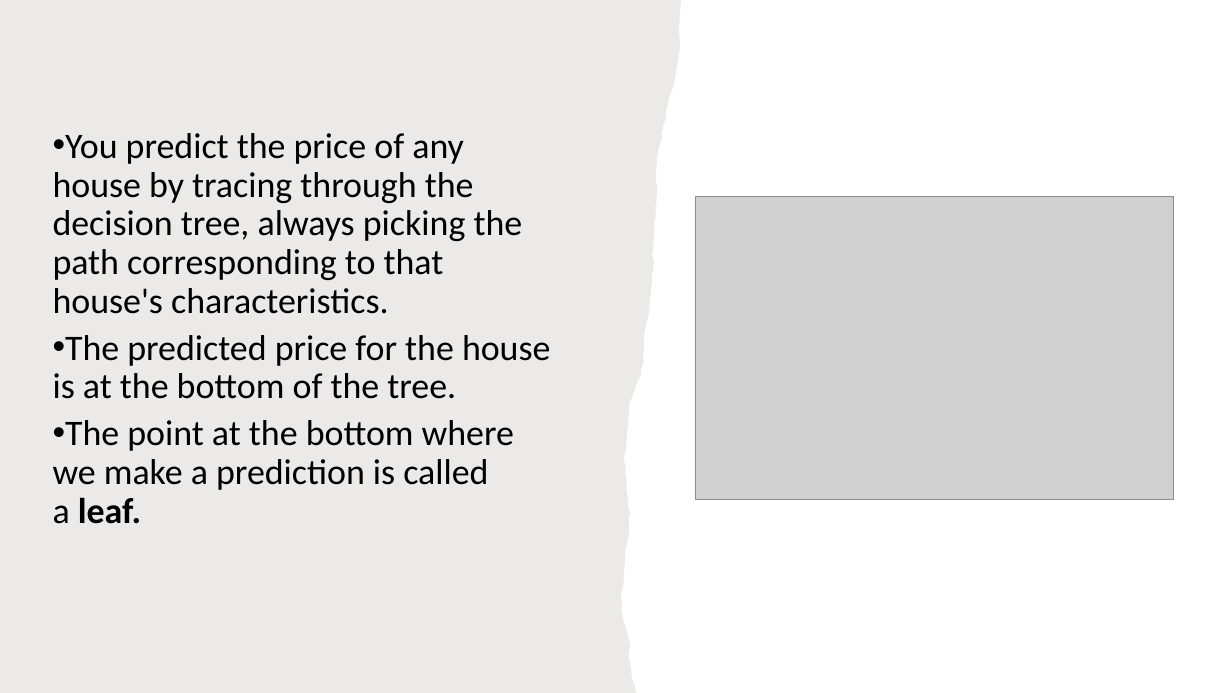
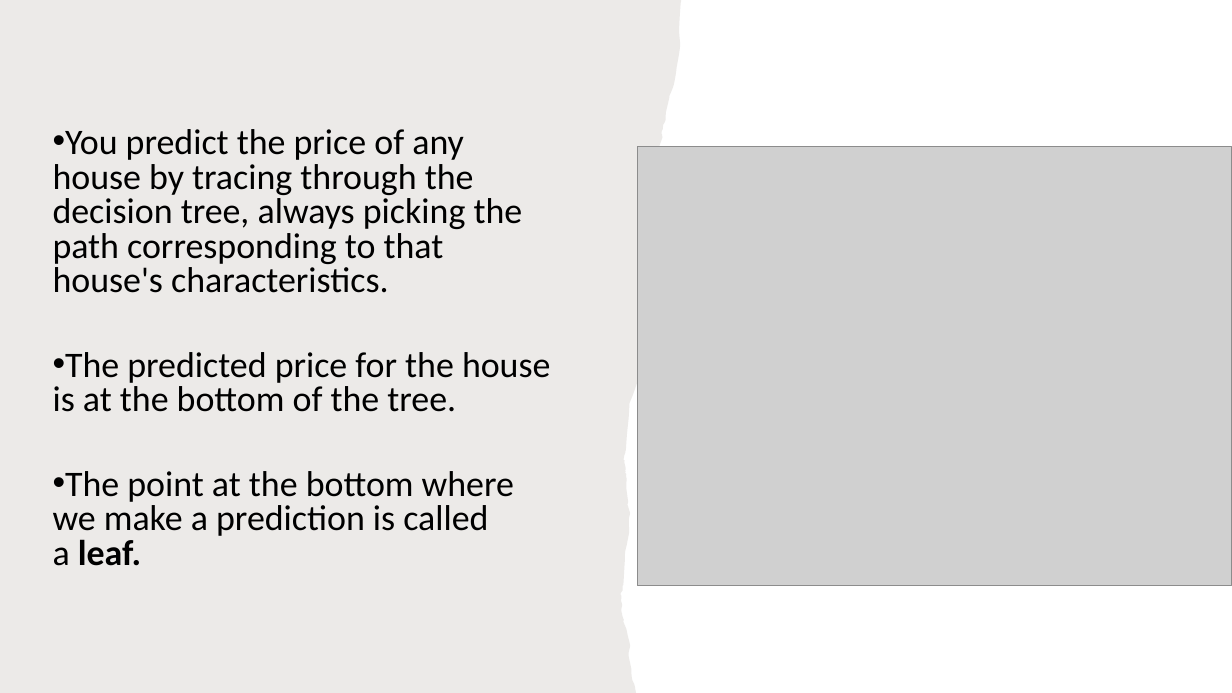
Before and after one commit to RATHOD-SHUBHAM/Kaggle-Course, a slide deck: slide 3 of Kaggle - Into to ML.pptx. Drawn at 1232x693 pixels with LibreOffice and Linux fonts; fonts in the diff are those of the drawing; grey boxes stand for pictures. Boxes give left, top, right and bottom in pixels: in the first picture for what was removed or moved away, otherwise in the second. Text is boxed around its words. In the diff, an @@ line names an element or a change of style, - is before the commit and + after.

```diff
--- a/Kaggle - Into to ML.pptx
+++ b/Kaggle - Into to ML.pptx
@@ text "You predict the price of ..." at bbox=[53, 129, 550, 566]: line spacing 0.9 to 0.8 @@
@@ picture: place and size @@
-picture at bbox=[695, 196, 1174, 499]
+picture at bbox=[638, 146, 1232, 586]
```
Also in this commit, not shown: 3 other slides changed, 3 slides added, 5 other files.
